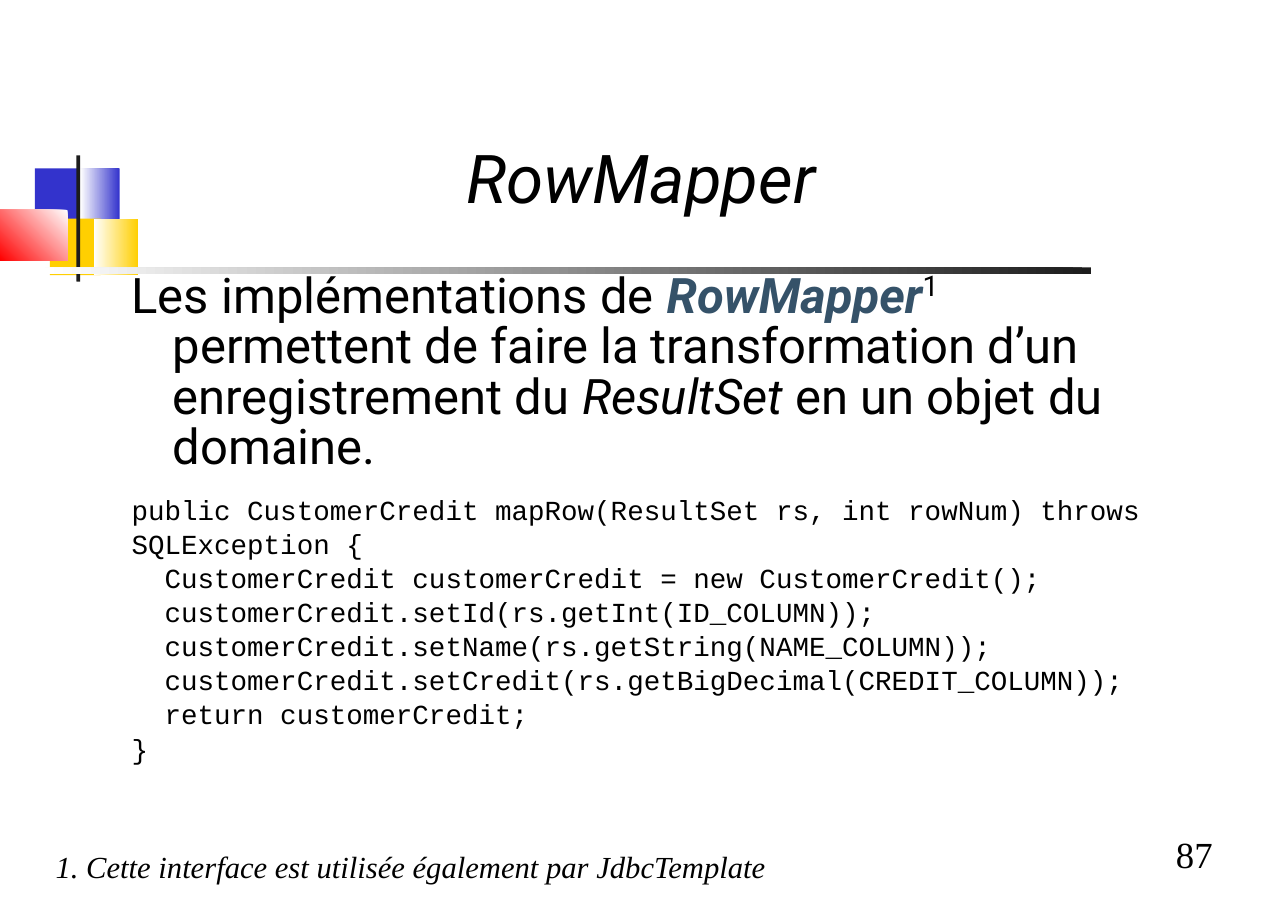
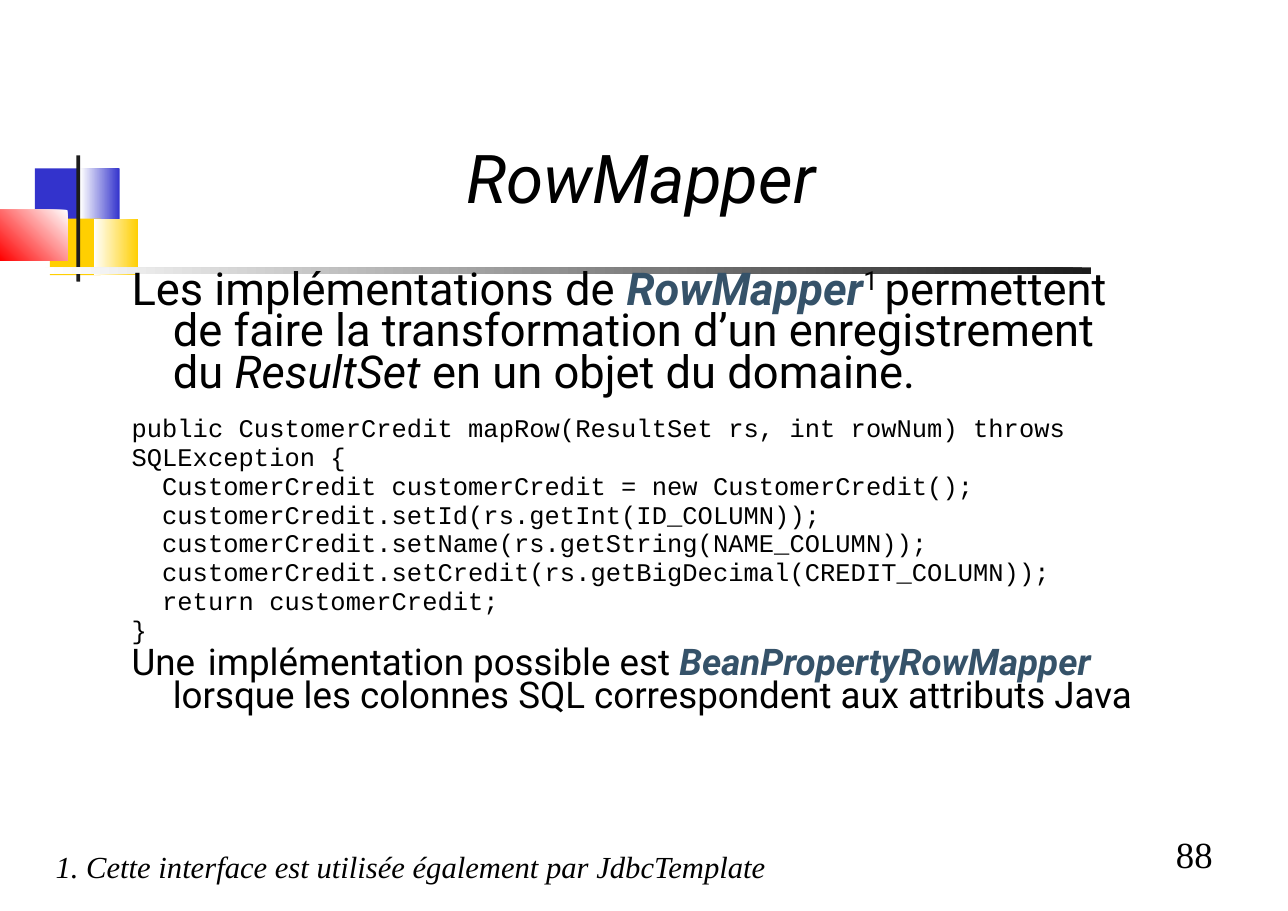
Before and after one commit to dthibau/springbatch, a slide deck: slide 88 of SpringBatch.odp (slide 87 before the commit). Drawn at 1288x911 pixels with LibreOffice and Linux fonts; fonts in the diff are those of the drawing. Boxes give left, top, right and bottom in pixels: in the first picture for what was removed or moved away, otherwise in the second. Text is boxed around its words. In the diff, an @@ line names an element or a change of style, - is before the commit and + after.

```diff
--- a/SpringBatch.odp
+++ b/SpringBatch.odp
@@ text at <box>132,264,1107,615</box>: size 32 to 29.6 pt in "Les implémentations de RowMapper1 permettent de faire ..."; size 18 to 16.6 pt in "public CustomerCredit mapRow(ResultSet rs, int rowNum) throw ...", "SQLException {", "CustomerCredit customerCredit = new CustomerCredit();", "customerCredit.setId(rs.getInt(ID_COLUMN));" and 4 more places; line spacing 0.86 to 0.76; line spacing 0.9 to 0.8 @@
@@ text at <box>132,641,1131,716</box>: paragraph added @@
+Une implémentation possible est BeanPropertyRowMapper lorsque les colonnes SQL correspondent aux attributs Java
@@ page number at <box>1176,843,1213,869</box>: text changed @@
-87
+88
```
Also in this commit, not shown: 5 other slides changed, 1 slide added, 3 other files.
